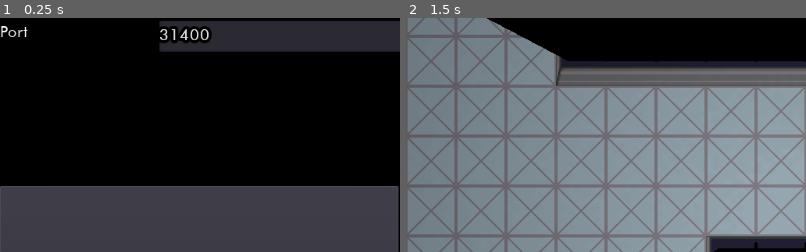
Above: before the commit, frames 1-2 (left to right).
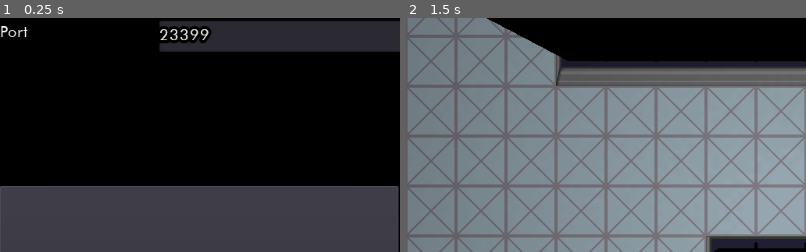
Above: after the commit, the same moments.

Repository: wafflepan/Unknown-Space
Game: Godot game, scene res://Menu.tscn
The game is run twice, just before and just after one commit, with the same random seed, the same clock (stepped at 60 frames per second) and the same inputs. The engine's default icon, where the game draws it, is replaced by a stand-in: a white triangle on a blue panel in a dark square.
Inputs:
- Up to frame 1 (0.25 s): no input
- Up to frame 2 (1.5 s): tap Enter at 0.5 s; hold D (move_right) 0.53-1.25 s; click "Join Server" at 1.25 s
The pictures show only the part of the screen within x 0-50%, y 14-64%; the shares and areas given below are measured in that part.

The runs differ from the first frame. In frame 1, 0.4% of the frame differs, in the area x 40-53%, y 3-11%; in frame 2, nothing differs.

Commit message:
Changed Default Port to 23399
Unassigned per the IANA database.

Diff:
--- a/Menu.tscn
+++ b/Menu.tscn
@@ -92,7 +92,7 @@
 margin_bottom = 40.0
 rect_min_size = Vector2( 200, 40 )
 size_flags_horizontal = 3
-text = "31400"
+text = "23399"
 caret_block_mode = true
 caret_blink = true
 __meta__ = {
